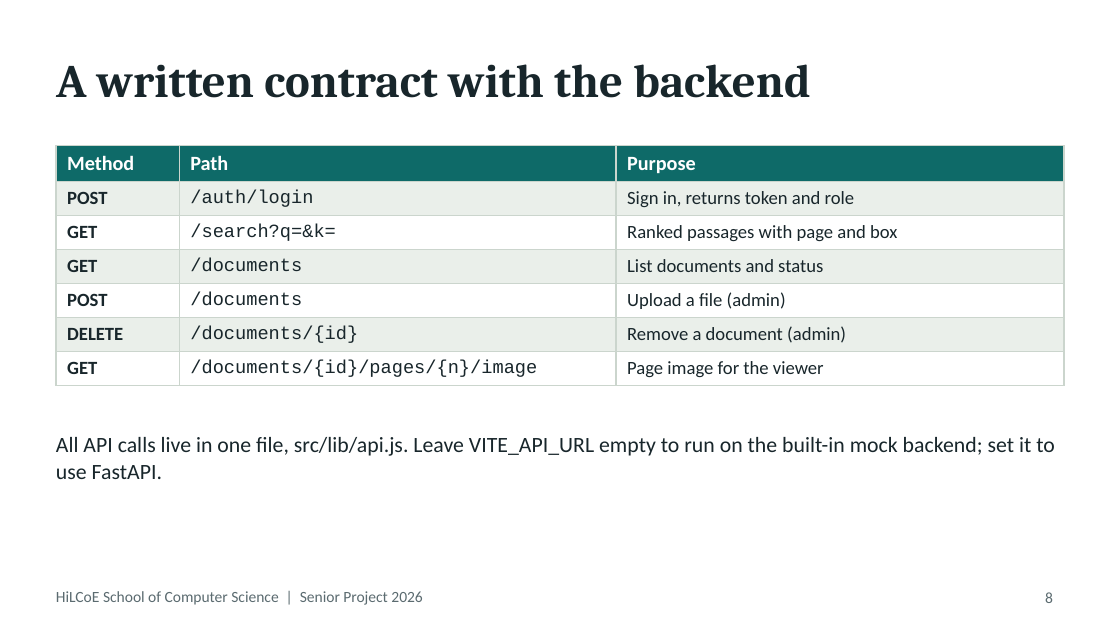
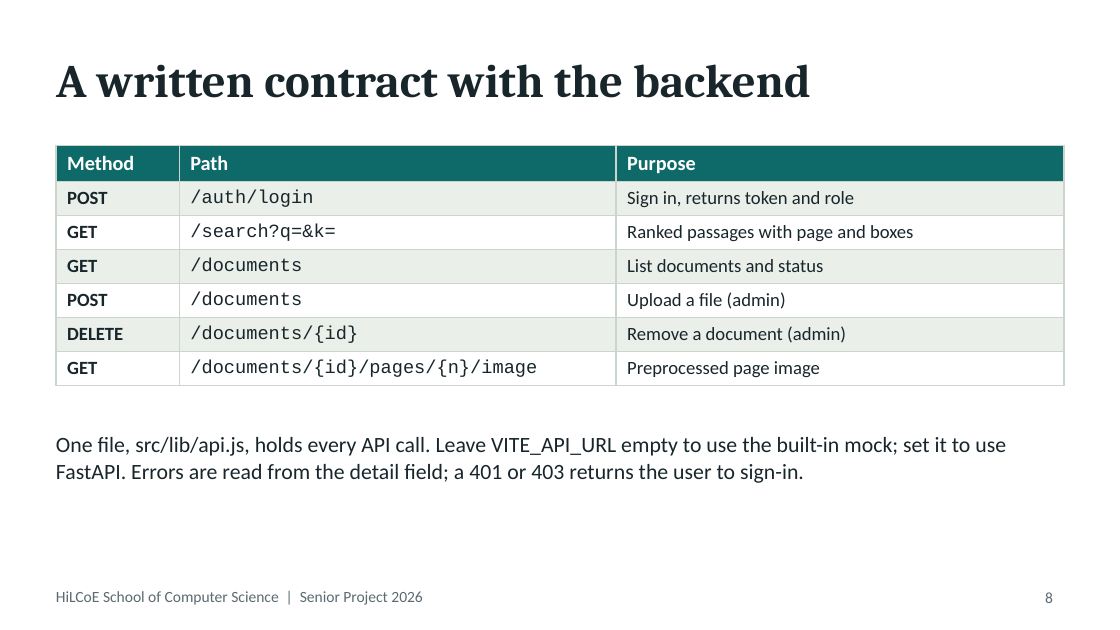
Before and after one commit to Sem512/Amh_Retriever, a slide deck: slide 8 of frontend/docs/Final_Defense_Deck.pptx. Drawn at 1120x630 pixels with LibreOffice and Linux fonts; fonts in the diff are those of the drawing. Boxes give left, top, right and bottom in pixels: in the first picture for what was removed or moved away, otherwise in the second. Text is boxed around its words. In the diff, an @@ line names an element or a change of style, - is before the commit and + after.

Commit message:
Update frontend: multi-box highlights, session expiry, error handling
Yassin's revision, addressing the review of the first version:
- viewer draws every box in a result's bboxes array, falling back to a
  single bbox
- 401/403 on an authenticated call clears the session and redirects to
  login with a notice; a wrong password on login is excluded
- delete and document-list failures show the backend's reason, and a
  failed list load is no longer shown as an empty archive
- upload errors show the backend's detail text; upload rows are keyed by
  unique id so same-named files do not collide
- wording now says the viewer shows the preprocessed page image
- tests: 18 unit (reproduced locally) and 31 e2e scenarios (reported by
  the author, run against the mock backend only)

Docs updated to match, plus 11 new UI screenshots. Annex B's data
dictionary now has raw_text, norm_text and normalizer_version; its ER
diagram is deliberately not yet redrawn pending the final schema.

```diff
--- a/frontend/docs/Final_Defense_Deck.pptx
+++ b/frontend/docs/Final_Defense_Deck.pptx
@@ table at (x1=56, y1=146, x2=1064, y2=381) @@
-row 3, column 3: Ranked passages with page and box
+row 3, column 3: Ranked passages with page and boxes
-row 7, column 3: Page image for the viewer
+row 7, column 3: Preprocessed page image
@@ text at (x1=56, y1=437, x2=1006, y2=483): text changed @@
-All API calls live in one file, src/lib/api.js. Leave VITE_API_URL empty to run on the built-in mock backend; set it to use FastAPI.
+One file, src/lib/api.js, holds every API call. Leave VITE_API_URL empty to use the built-in mock; set it to use FastAPI. Errors are read from the detail field; a 401 or 403 returns the user to sign-in.
```
Also in this commit, not shown: 6 other slides changed, 30 other files.
